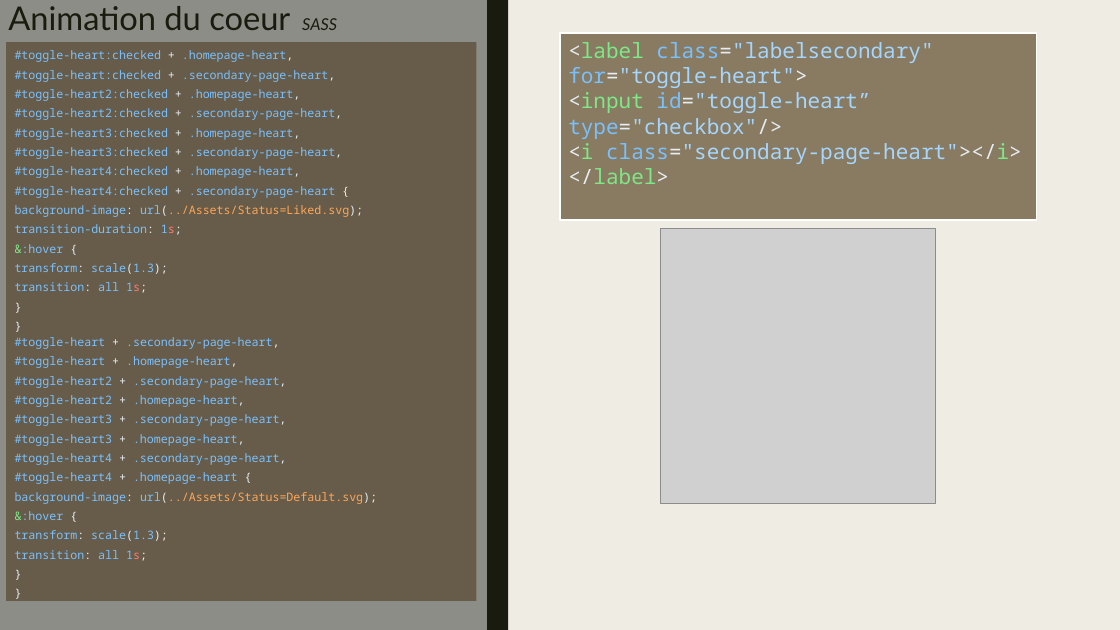
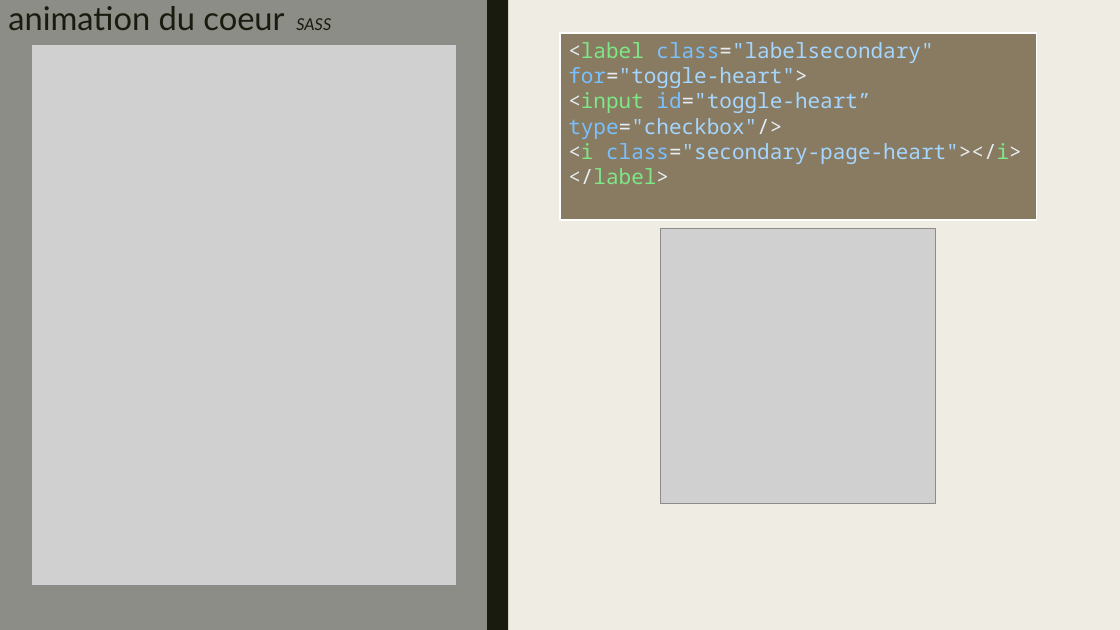
Before and after one commit to HOTP0T/OCR-PROJECT3, a slide deck: slide 3 of Livrable P3/SOUTENANCE.pptx (slide 2 before the commit). Drawn at 1120x630 pixels with LibreOffice and Linux fonts; fonts in the diff are those of the drawing; grey boxes stand for pictures. Boxes give left, top, right and bottom in pixels: in the first picture for what was removed or moved away, otherwise in the second. Text is boxed around its words. In the diff, an @@ line names an element or a change of style, - is before the commit and + after.

```diff
--- a/Livrable P3/SOUTENANCE.pptx
+++ b/Livrable P3/SOUTENANCE.pptx
@@ title at box(8, 6, 331, 30): text changed @@
-Animation du coeur SASS
+animation du coeur SASS
@@ text removed at box(6, 42, 476, 601) @@
-#toggle-heart:checked + .homepage-heart,
-#toggle-heart:checked + .secondary-page-heart,
-#toggle-heart2:checked + .homepage-heart,
-#toggle-heart2:checked + .secondary-page-heart,
-#toggle-heart3:checked + .homepage-heart,
-#toggle-heart3:checked + .secondary-page-heart,
-#toggle-heart4:checked + .homepage-heart,
-#toggle-heart4:checked + .secondary-page-heart {
-background-image: url(../Assets/Status=Liked.svg);
-transition-duration: 1s;
-&:hover {
-transform: scale(1.3);
-transition: all 1s;
-}
-}
-#toggle-heart + .secondary-page-heart,
-#toggle-heart + .homepage-heart,
-#toggle-heart2 + .secondary-page-heart,
-#toggle-heart2 + .homepage-heart,
-#toggle-heart3 + .secondary-page-heart,
-#toggle-heart3 + .homepage-heart,
-#toggle-heart4 + .secondary-page-heart,
-#toggle-heart4 + .homepage-heart {
-background-image: url(../Assets/Status=Default.svg);
-&:hover {
-transform: scale(1.3);
-transition: all 1s;
-}
-}
@@ picture added at box(31, 45, 456, 586) @@
```
Also in this commit, not shown: 2 other slides changed, 2 slides added, 5 other files.
